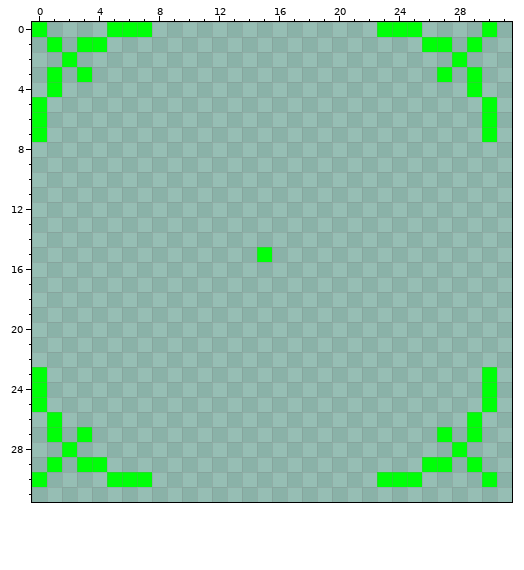
Edited in one commit: pixel-art sprite (Assets/Ui images/coursore.png). Above: the version before the commit.
The file is 32x32 pixels.
The result:
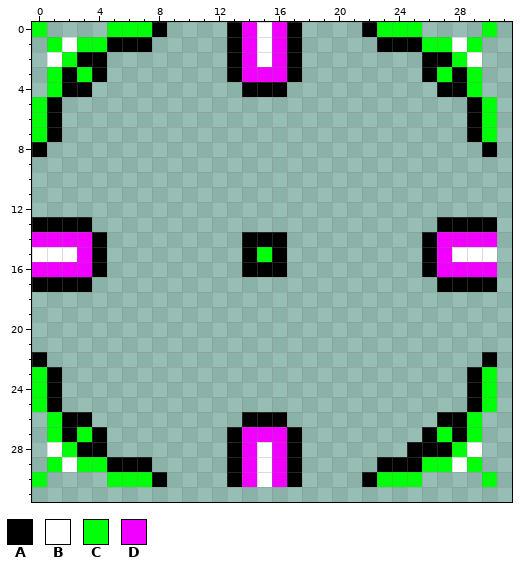
Palette (. is transparent): A #000000  B #ffffff  C #00ff08  D #f200ff
Diff:
Changed rows in their new state; - is an unchanged pixel.
first column x 0:
 0 --------A----ADBDA----A--------
 1 --B--AAA-----ADBDA-----AAA--B--
 2 -B-AA--------ADBDA--------AA-B-
 3 --A-A--------ADDDA--------A-A--
 4 --AA----------AAA----------AA--
 5 -A---------------------------A-
 6 -A---------------------------A-
 7 -A---------------------------A-
 8 A-----------------------------A
first column x 0:
13 AAAA-----------------------AAAA
14 DDDDA---------AAA---------ADDDD
15 BBBDA---------A-A---------ADBBB
16 DDDDA---------AAA---------ADDDD
17 AAAA-----------------------AAAA
first column x 0:
22 A-----------------------------A
23 -A---------------------------A-
24 -A---------------------------A-
25 -A---------------------------A-
26 --AA----------AAA----------AA--
27 --A-A--------ADDDA--------A-A--
28 -B-AA--------ADBDA-------AAA-B-
29 --B--AAA-----ADBDA-----AAA--B--
30 --------A----ADBDA----A--------
